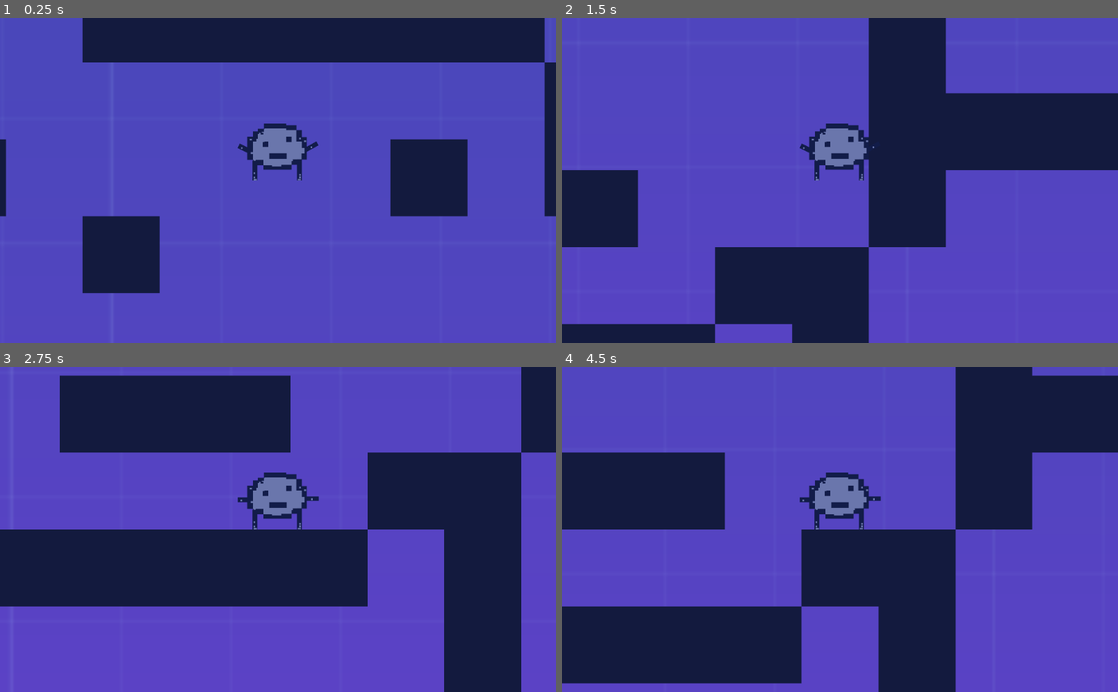
Above: before the commit, frames 1-4 (two rows, left to right).
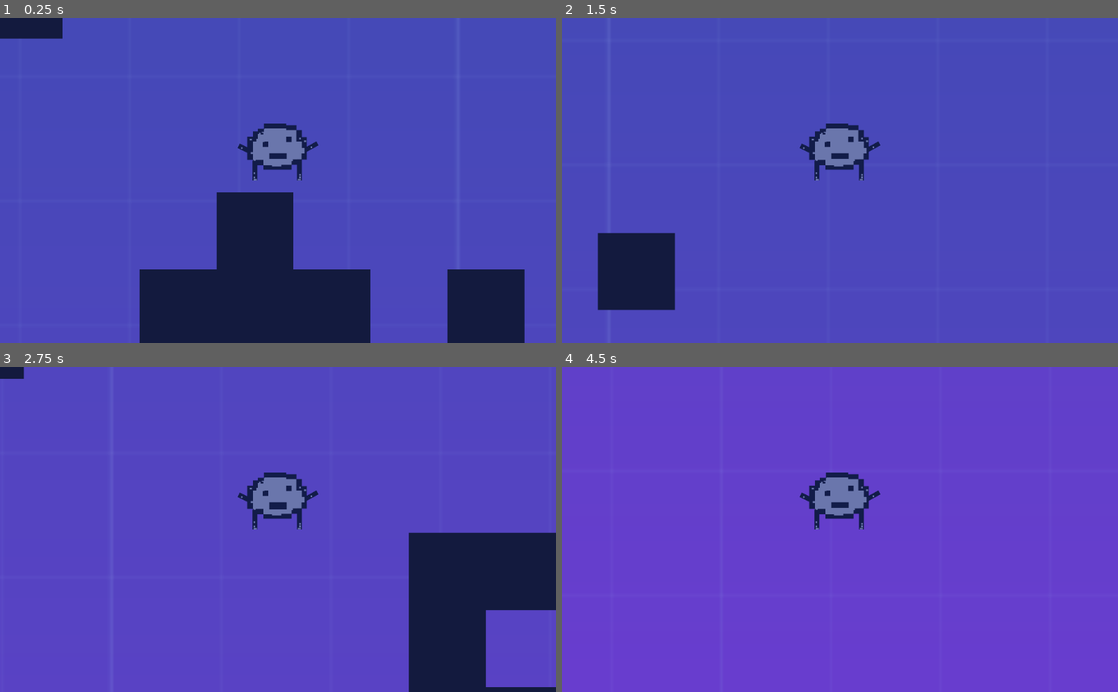
Above: after the commit, the same moments.

Repository: Ayazzi/GitHub
Game: Godot game, scene res://scr/Levels/LevelTemplate.tscn
Same seed, same stepped clock (60 frames per second), same inputs: the game is played once before the commit and once after it.
Inputs:
- Up to frame 1 (0.25 s): no input
- Up to frame 2 (1.5 s): hold Right (move_right) from 0.53 s (still down); tap W (jump) at 0.77, 1.07 s
- Up to frame 3 (2.75 s): tap W (jump) at 1.52, 1.82 s; release Right (move_right) at 2.03 s; hold Left (move_left) from 2.03 s (still down)
- Up to frame 4 (4.5 s): release Left (move_left) at 2.78 s; hold Right (move_right) 2.78-4.28 s; tap W (jump) at 3.02, 3.32, 3.77, 4.07 s; hold Left (move_left) from 4.28 s (still down)

The runs differ from the first frame. In frame 1, 35% of the frame differs, in the area x 0-100%, y 0-100%; in frame 2, 32%; in frame 3, 40%; in frame 4, 38%.

Commit message:
AAAAAAAAA

Diff:
--- a/project/scr/Actors/Player.tscn
+++ b/project/scr/Actors/Player.tscn
@@ -18,20 +18,20 @@
 "name": "bigfall",
 "speed": 5.0
 }, {
+"frames": [ ExtResource( 3 ) ],
+"loop": false,
+"name": "ceilingspam",
+"speed": 5.0
+}, {
 "frames": [ ExtResource( 4 ) ],
 "loop": false,
 "name": "fall",
 "speed": 5.0
 }, {
-"frames": [ ExtResource( 4 ), ExtResource( 1 ), ExtResource( 3 ) ],
+"frames": [ ExtResource( 3 ), ExtResource( 1 ), ExtResource( 4 ) ],
 "loop": true,
 "name": "flappy",
 "speed": 22.0
-}, {
-"frames": [ ExtResource( 3 ) ],
-"loop": false,
-"name": "ceilingspam",
-"speed": 5.0
 } ]
 
 [node name="Player" type="KinematicBody2D"]
--- a/project/scr/Levels/LevelTemplate.tscn
+++ b/project/scr/Levels/LevelTemplate.tscn
@@ -45,7 +45,7 @@
 cell_custom_transform = Transform2D( 40, 0, 0, 40, 0, 0 )
 cell_y_sort = true
 format = 1
-tile_data = PoolIntArray( -851966, 0, 0, -851965, 0, 0, -851 …(1801 unchanged characters)…  65522, 0, 0, 65523, 0, 0, 65524, 0, 0, 10, 0, 0, 26, 0, 0, 33, 0, 0, 131053, 0, …(2732 unchanged characters)…
+tile_data = PoolIntArray( -851966, 0, 0, -851965, 0, 0, -851 …(1801 unchanged characters)…  65522, 0, 0, 65523, 0, 0, 65524, 0, 0, 65526, 0, 0, 10, 0, 0, 26, 0, 0, 33, 0, 0, 131053, 0, …(2732 unchanged characters)…
 
 [node name="reward" type="Sprite" parent="."]
 position = Vector2( 1802, -964 )
@@ -53,7 +53,7 @@
 texture = ExtResource( 4 )
 
 [node name="Player" parent="." instance=ExtResource( 3 )]
-position = Vector2( 523, 75 )
+position = Vector2( -976, -140 )
 speed = Vector2( 450, 850 )
 gravity = 1430.0
 max_y_velocity = 1
Binary file added: project/ICON/icon.ico
Binary file added: project/ICON/icon128.png
Not shown, added: project/ICON/icon128.png.import
Binary file added: project/ICON/icon16.png
Not shown, added: project/ICON/icon16.png.import
Binary file added: project/ICON/icon256.png
Not shown, added: project/ICON/icon256.png.import
Binary file added: project/ICON/icon32.png
Not shown, added: project/ICON/icon32.png.import
Binary file added: project/ICON/icon48.png
Not shown, added: project/ICON/icon48.png.import
Binary file added: project/ICON/icon64.png
(and 7 more such lines)
